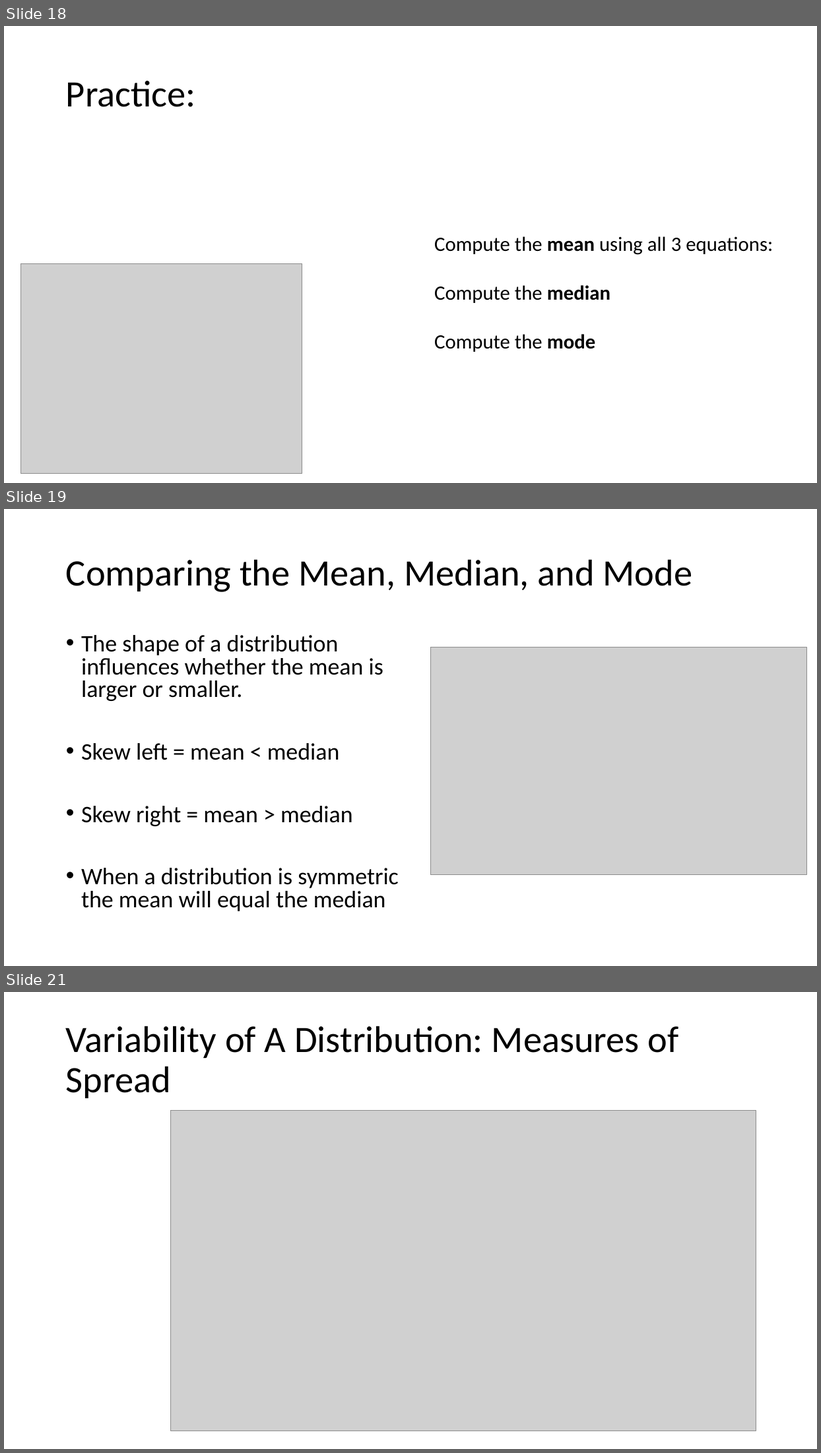
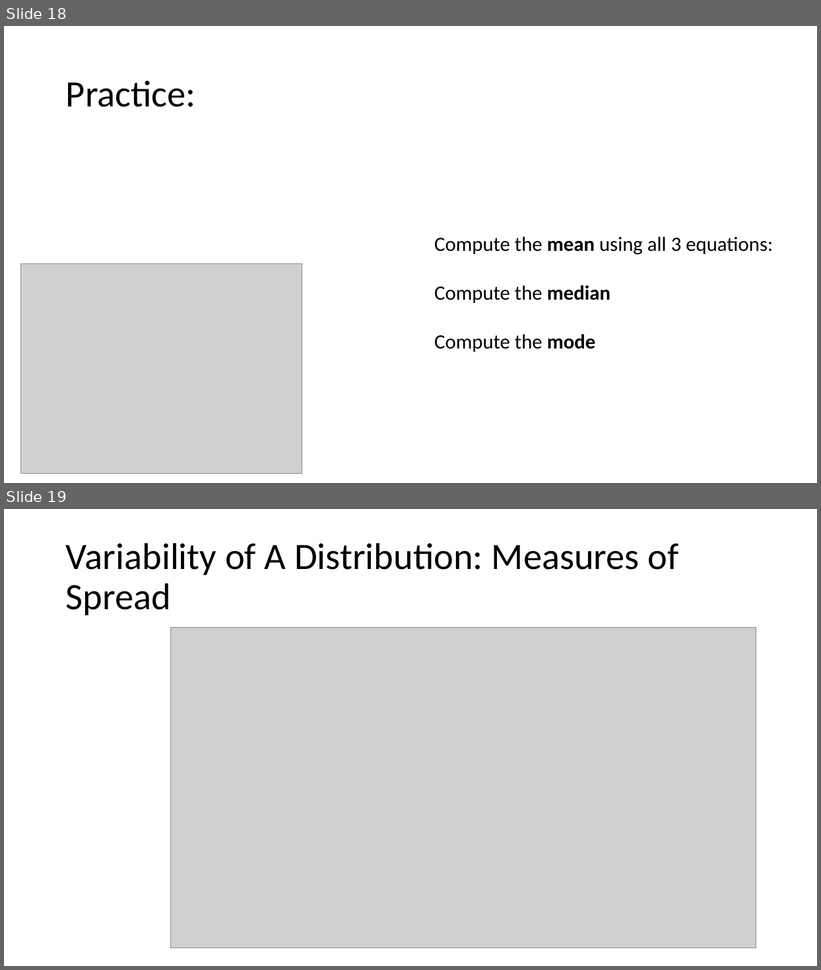
Before and after one commit to Jarred6068/UI_STAT251-03_Spring_2024, a slide deck: docs/lecture_slides/Week 3/Week3_Lecture4_Slides_1_22_2024.pptx. Shown one above the other, each under a label of ours: slides 18, 19 and 21 before the commit, slides 18 and 19 after it; the slides between them are not shown. The pictures are 821x1453 and 821x970 pixels, drawn with LibreOffice and Linux fonts; fonts in the diff are those of the drawing; grey boxes stand for pictures. Boxes give left, top, right and bottom in pixels: in the first picture for what was removed or moved away, otherwise in the second. Text is boxed around its words. In the diff, an @@ line names an element or a change of style, - is before the commit and + after.

```diff
--- a/docs/lecture_slides/Week 3/Week3_Lecture4_Slides_1_22_2024.pptx
+++ b/docs/lecture_slides/Week 3/Week3_Lecture4_Slides_1_22_2024.pptx
@@ slide 19 removed at <box>4,509,817,966</box>, background #FFFFFF @@
@@ title removed at <box>66,559,693,592</box> @@
-Comparing the Mean, Median, and Mode
@@ text removed at <box>81,635,399,912</box> @@
-• The shape of a distribution influences whether the mean is larger or smaller.
-• Skew left = mean < median
-• Skew right = mean > median
-• When a distribution is symmetric the mean will equal the median
@@ picture removed at <box>430,648,807,875</box> @@
@@ what was slide 21 is now slide 19 @@
```
Also in this commit, not shown: 1 other slide removed, 1 other file.
